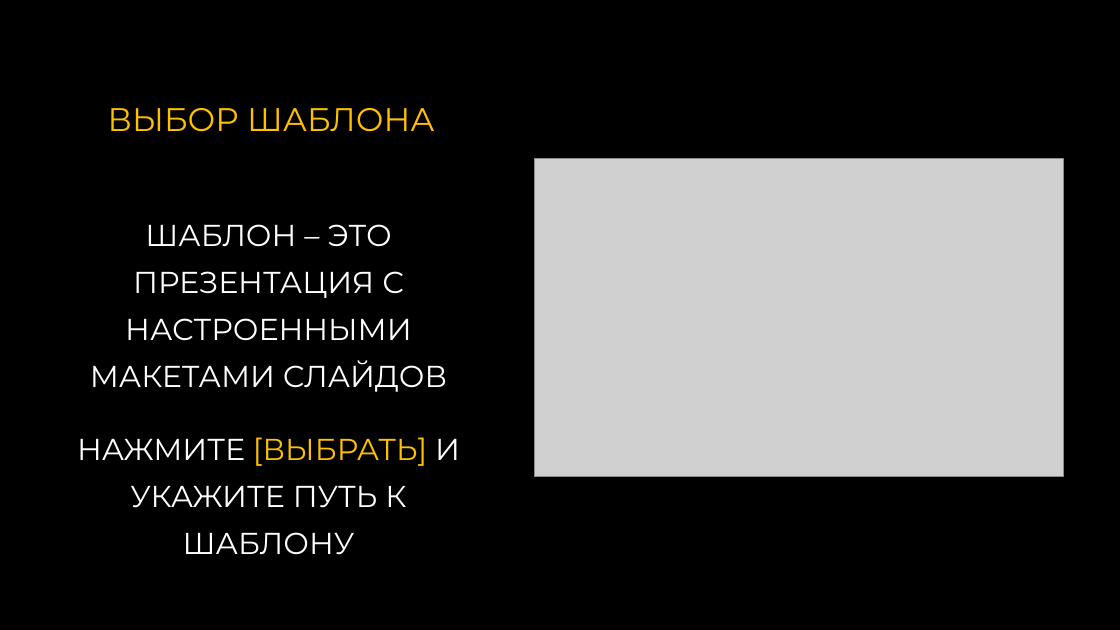
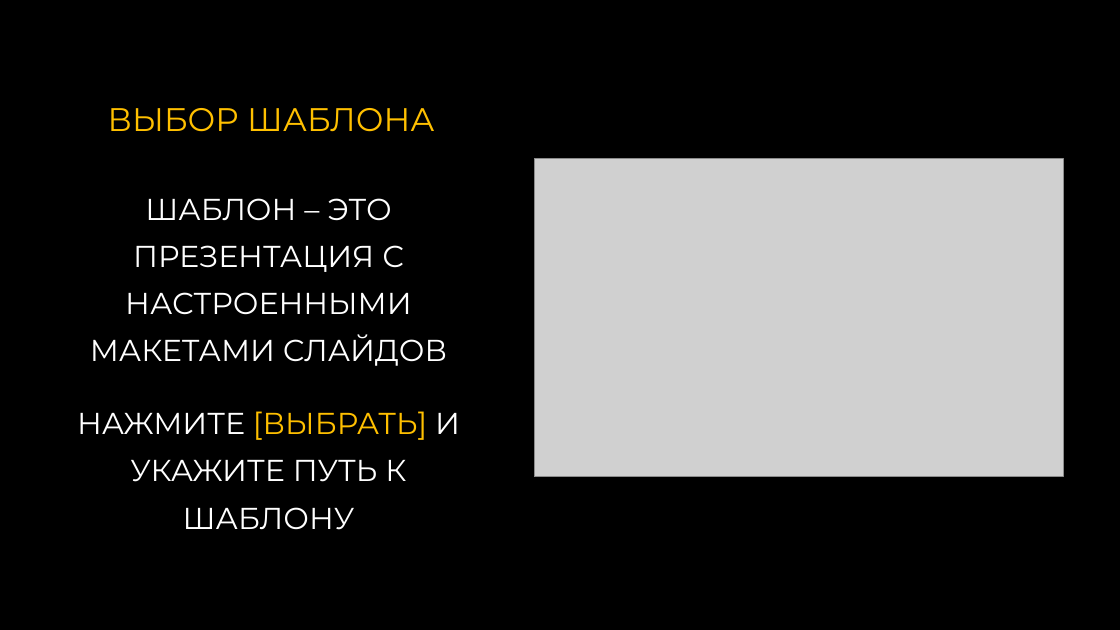
Before and after one commit to sirilgiz/alekseev, a slide deck: slide 6 of PowerPoint/Создание презентации по тексту/МАКРОС СОЗДАНИЕ ПРЕЗЕНТАЦИЙ ПО ТЕКСТУ v.2.pptm (slide 5 before the commit). Drawn at 1120x630 pixels with LibreOffice and Linux fonts; fonts in the diff are those of the drawing; grey boxes stand for pictures. Boxes give left, top, right and bottom in pixels: in the first picture for what was removed or moved away, otherwise in the second. Text is boxed around its words. In the diff, an @@ line names an element or a change of style, - is before the commit and + after.

Commit message:
*переименовал поля на форме + новая инструкция + новый шаблон

```diff
--- a/PowerPoint/Создание презентации по тексту/МАКРОС СОЗДАНИЕ ПРЕЗЕНТАЦИЙ ПО ТЕКСТУ v.2.pptm
+++ b/PowerPoint/Создание презентации по тексту/МАКРОС СОЗДАНИЕ ПРЕЗЕНТАЦИЙ ПО ТЕКСТУ v.2.pptm
@@ text "ШАБЛОН – ЭТО ПРЕЗЕНТАЦИЯ С ...": place and size @@
-text "ШАБЛОН – ЭТО ПРЕЗЕНТАЦИЯ С ..." at (77,224,460,555)
+text "ШАБЛОН – ЭТО ПРЕЗЕНТАЦИЯ С ..." at (77,198,460,530)
```
Also in this commit, not shown: 10 other slides changed, 5 slides added, 1 other file.
